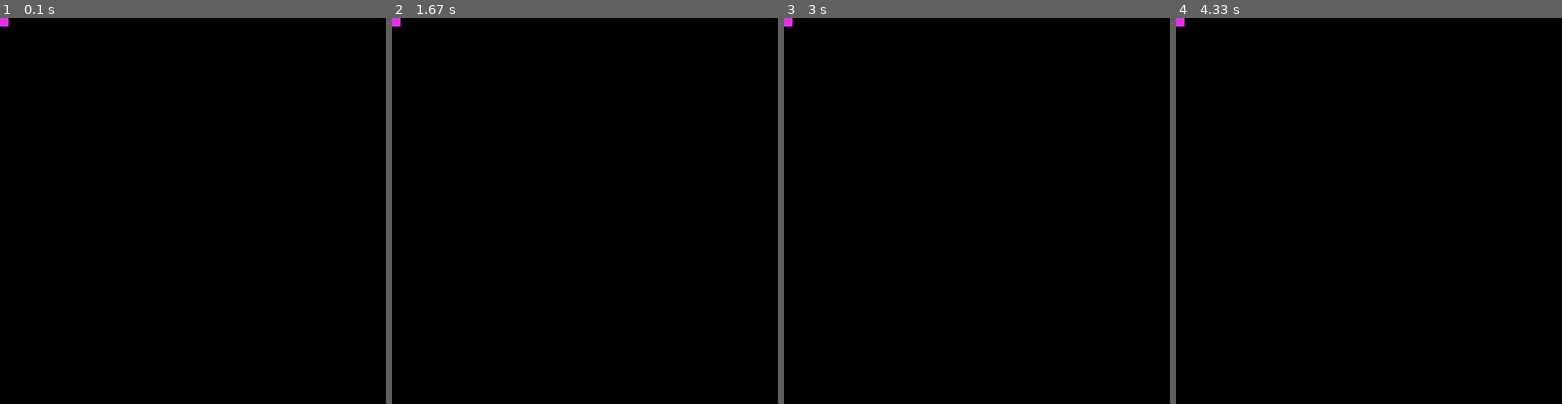
Above: before the commit, frames 1-4 (left to right).
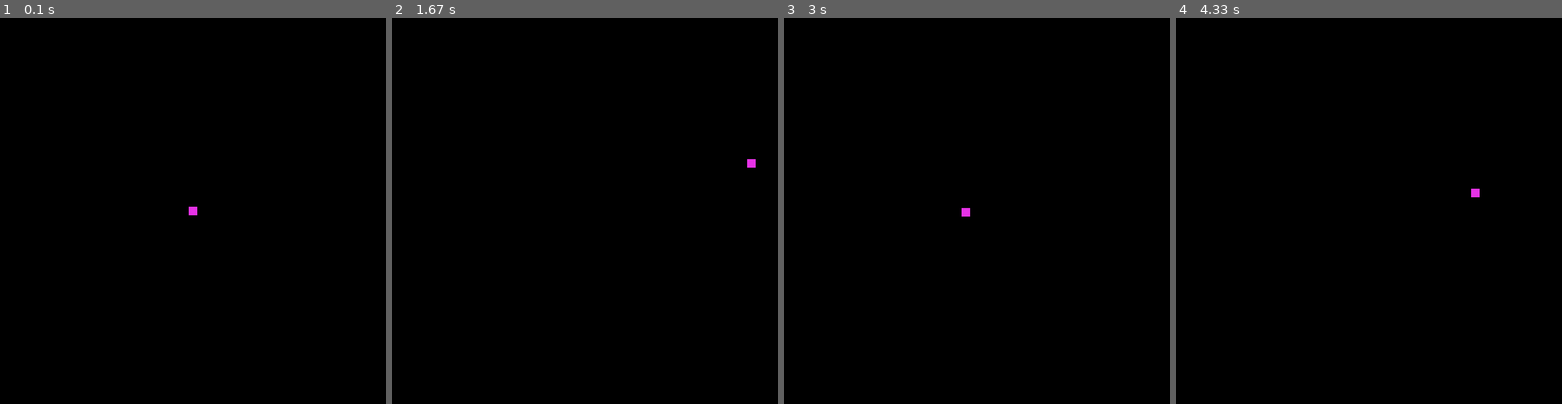
Above: after the commit, the same moments.

Repository: AldiyarGoesPython/game_in_pygame
Game: pygame game, started from main.py
Same seed, same stepped clock (60 frames per second), same inputs: the game is played once before the commit and once after it.
Inputs:
- Up to frame 1 (0.1 s): no input
- Up to frame 2 (1.67 s): hold Right 0.33-0.8 s; hold Up 0.83-1.13 s; hold Right 1.17-1.63 s
- Up to frame 3 (3 s): hold Left 1.67-2.2 s; hold Down 2.23-2.53 s; hold Left 2.57-2.97 s
- Up to frame 4 (4.33 s): hold Up 3-3.37 s; hold Right 3.4-4.03 s; hold Down from 4.07 s (still down)

The runs differ from the first frame. In frame 1, 0.1% of the frame differs, in the area x 0-52%, y 0-52%; in frame 2, 0.1%; in frame 3, 0.1%; in frame 4, 0.1%.

Commit message:
OMG WHAT I DID

Diff:
--- a/main.py
+++ b/main.py
@@ -1,6 +1,7 @@
 import pygame
 import random
 import sys
+
 pygame.init()
 display = pygame.display.set_mode((900, 900))
 pygame.display.set_caption('NO ESCAPE')
@@ -13,37 +14,48 @@
 GREEN = (0, 200, 64)
 YELLOW = (225, 225, 0)
 PINK = (230, 50, 230)
-x, y, x_c, y_c = 0, 0, 0, 0
+x, y = 450, 450
 
-class Player():
-    pass
+
 class Rocket():
     pass
+
+
 class Laser():
     pass
+
+
+rect = pygame.Rect(0, 0, 20, 20)
+rect.center = display.get_rect().center
+base_vel = 1.5
+vel_x = base_vel
+vel_y = base_vel
+max_vel = 4
+change = 0.1
+
 while True:
     display.fill((0, 0, 0))
     for event in pygame.event.get():
         if event.type == pygame.QUIT:
             pygame.quit()
             sys.exit()
-        if event.type == pygame.KEYDOWN:
-            if event.key == pygame.K_LEFT:
-                if x_c > -5:
-                    x_c -= 1
-            elif event.key == pygame.K_RIGHT:
-                if x_c < 5:
-                    x_c += 1
-            elif event.key == pygame.K_UP:
-                if y_c > -5:
-                    y_c -= 1
-            elif event.key == pygame.K_DOWN:
-                if y_c < 5:
-                    y_c += 1
-    if 880 > x > 0:
-        x += x_c
-    if 880 > y > 0:
-        y += y_c
-    pygame.draw.rect(display, PINK, (x, y, 20, 20))
+
+    keys = pygame.key.get_pressed()  # checking pressed keys
+    rect.x += (keys[pygame.K_RIGHT] - keys[pygame.K_LEFT]) * vel_x
+    rect.y += (keys[pygame.K_DOWN] - keys[pygame.K_UP]) * vel_y
+    if (keys[pygame.K_LEFT] or keys[pygame.K_RIGHT]) and vel_x < max_vel:
+        vel_x += change
+    else:
+        if vel_x > base_vel:
+            vel_x -= change
+    if (keys[pygame.K_DOWN] or keys[pygame.K_UP]) and vel_y < max_vel:
+        vel_y += change
+    else:
+        if vel_y > base_vel:
+            vel_y -= change
+    rect.centerx = rect.centerx % display.get_width()
+    rect.centery = rect.centery % display.get_height()
+
+    pygame.draw.rect(display, PINK, rect)
     pygame.display.update()
     clock.tick(fps)
